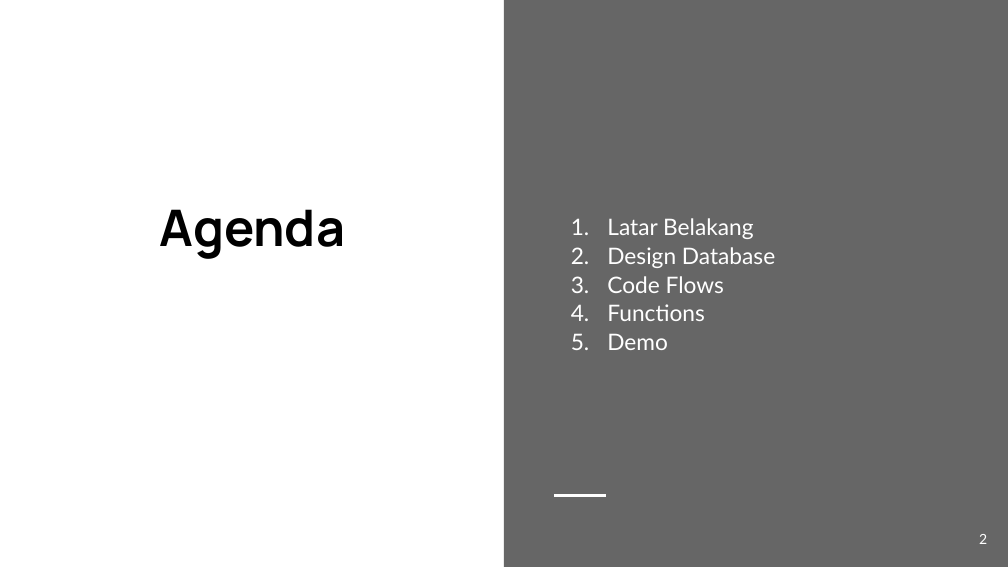
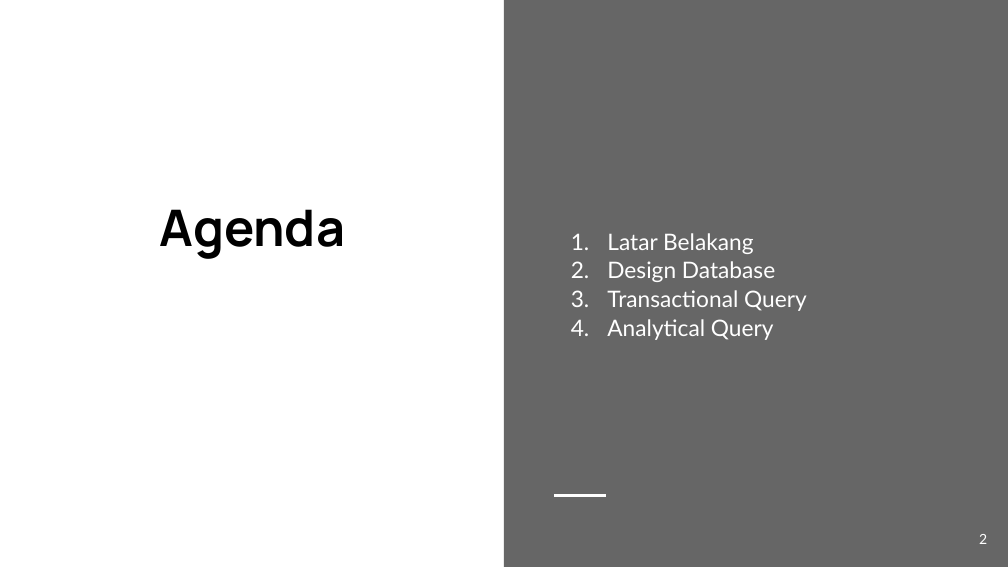
Before and after one commit to KyrieCettyara/Relational-Database-Pacmann-Mobil-Bekas, a slide deck: slide 2 of Presentasi Project.pptx. Drawn at 1008x567 pixels with LibreOffice and Linux fonts; fonts in the diff are those of the drawing. Boxes give left, top, right and bottom in pixels: in the first picture for what was removed or moved away, otherwise in the second. Text is boxed around its words. In the diff, an @@ line names an element or a change of style, - is before the commit and + after.

```diff
--- a/Presentasi Project.pptx
+++ b/Presentasi Project.pptx
@@ text at bbox=[607, 290, 807, 340]: text changed @@
-3. Code Flows
-4. Functions
-5. Demo
+3. Transactional Query
+4. Analytical Query
```
Also in this commit, not shown: 4 other slides changed, 1 other file.
